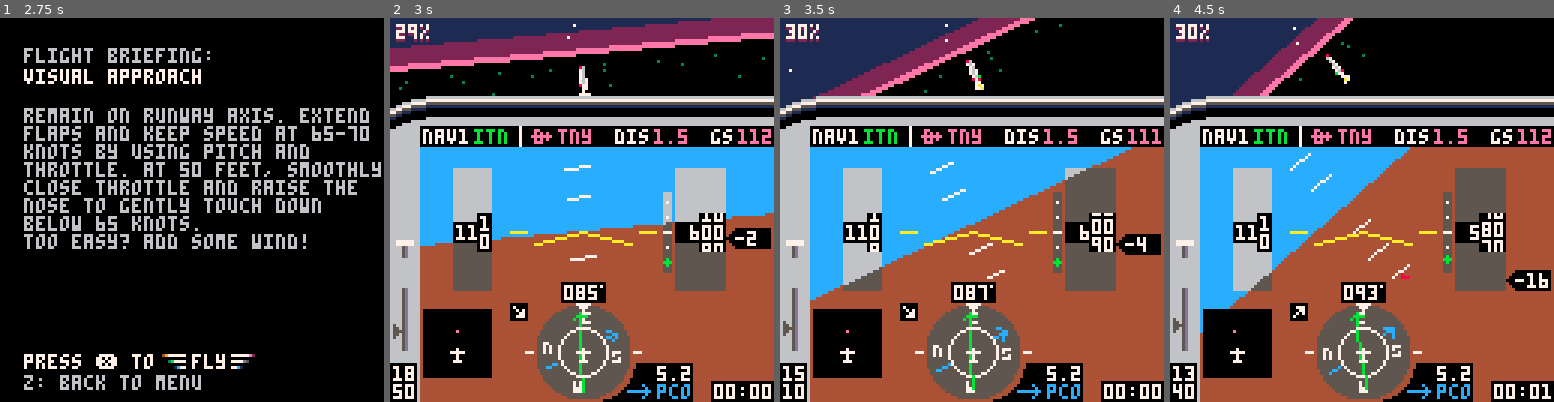
Above: before the commit, frames 1-4 (left to right).
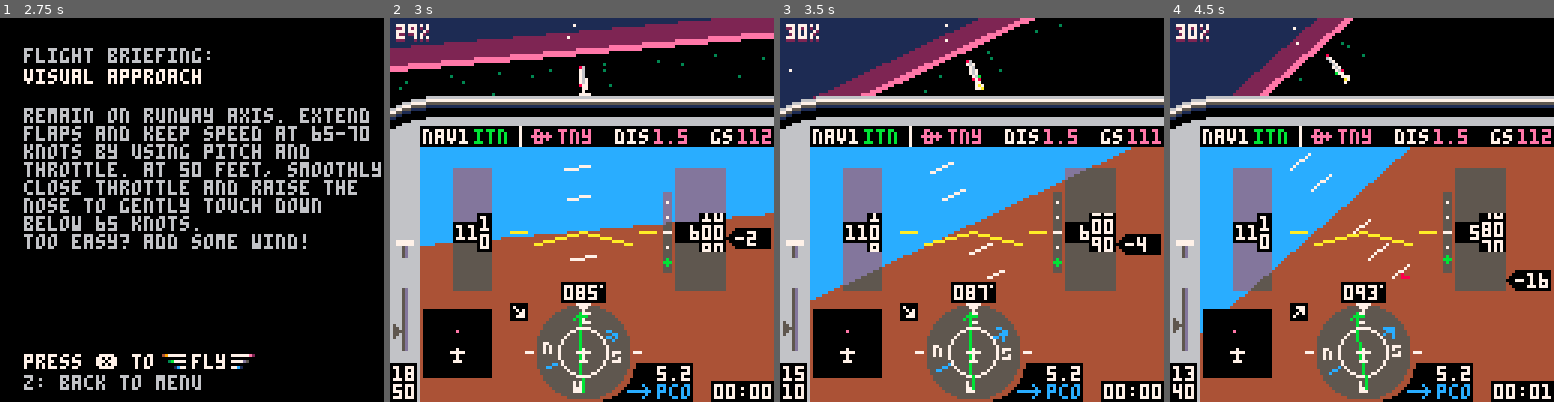
Above: after the commit, the same moments.

Repository: freds72/tiny_sim
Game: PICO-8 cartridge carts/tinysim.p8
Same seed, same stepped clock (60 frames per second), same inputs: the game is played once before the commit and once after it.
Inputs:
- Up to frame 1 (2.75 s): tap O (Z key) at 0.33, 0.7, 1.43, 2.22 s; tap X (X key) at 1.07, 2.07, 2.4, 2.73 s; hold Left 1.97-2.37 s; hold Down from 2.42 s (still down)
- Up to frame 2 (3 s): release Down at 2.82 s; hold Right from 2.87 s (still down)
- Up to frame 3 (3.5 s): keep holding Right; tap X (X key) at 3.07, 3.4 s; tap O (Z key) at 3.1 s
- Up to frame 4 (4.5 s): release Right at 3.53 s; hold Up 3.58-4.08 s; tap X (X key) at 3.73, 4.07, 4.4 s; tap O (Z key) at 3.98 s; hold Right from 4.13 s (still down)

Frame 1 is identical in both runs. In frame 2, 3.2% of the frame differs, in the area x 16-88%, y 39-54%; in frame 3, 2.2%; in frame 4, 2.4%.

Commit message:
merged new transparency functions, revised scenarios, minor tweaks

Diff:
--- a/carts/tinysim.p8
+++ b/carts/tinysim.p8
@@ -1490,11 +1490,11 @@
 
 -- hardcoded colors
 local shades={
-	[0xc]=0x6,
+	[0xc]=0xd,
 	[0x4]=0x5,
-	[0xcc]=0x66,
+	[0xcc]=0xdd,
 	[0x44]=0x55,
-	[0x4c]=0x56,
+	[0x4c]=0x5d,
 	[0xc4]=0x55}
 
 function rectfillt(x0,y0,x1,y1)
